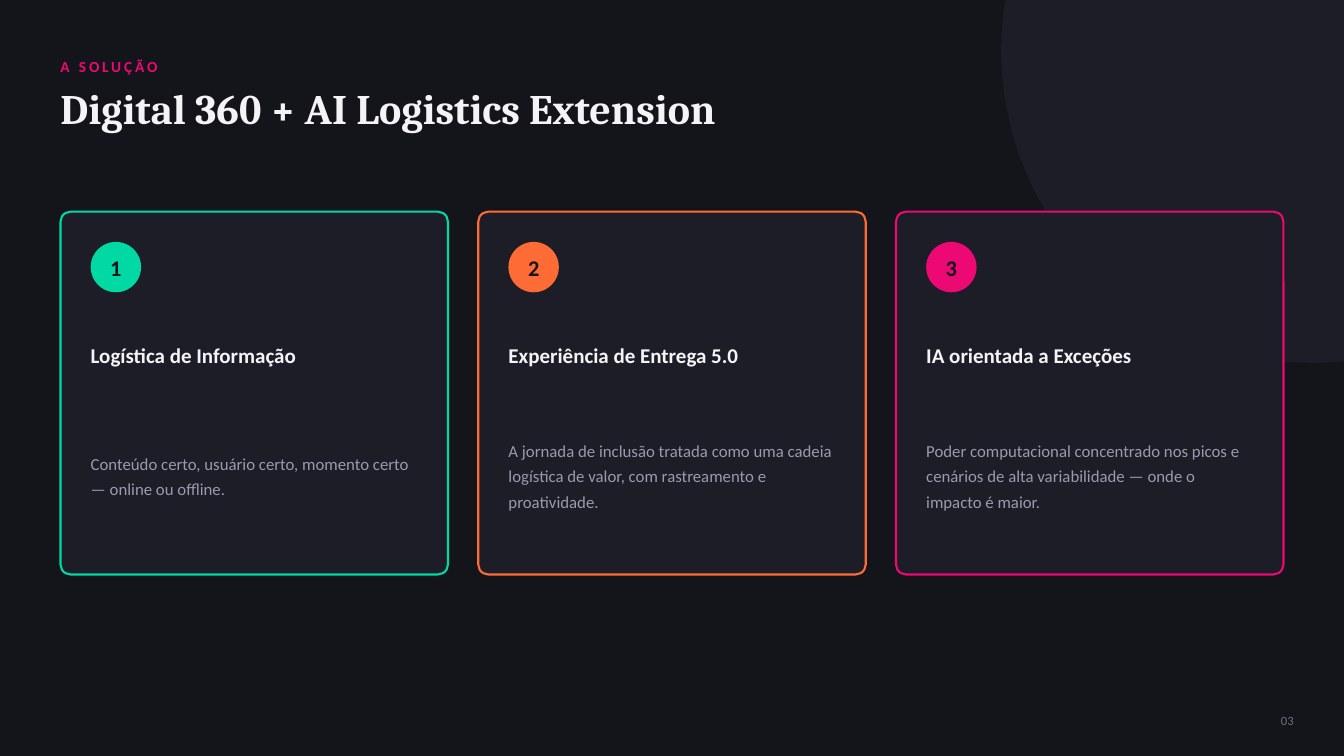
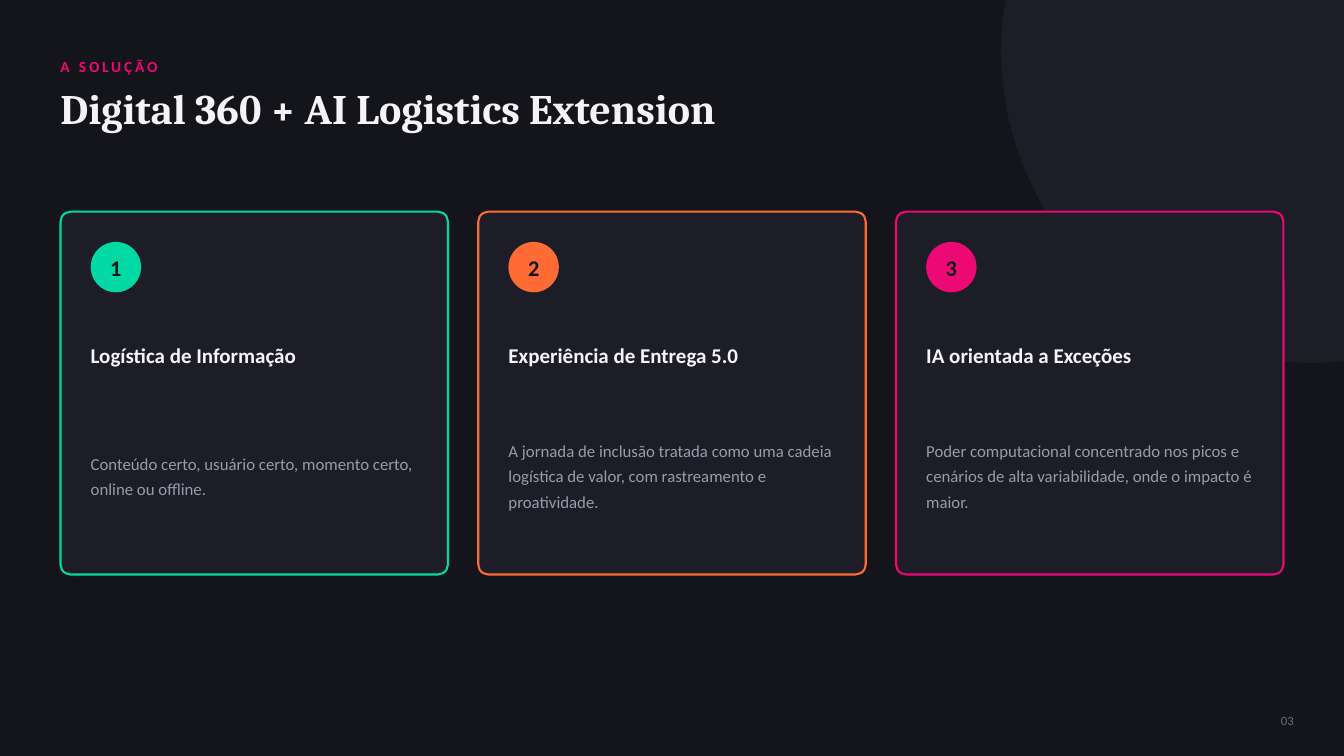
Before and after one commit to DevRafonalde/digital360_flutter, a slide deck: slide 3 of docs/atividade4/SLIDES_ATIVIDADE4.pptx. Drawn at 1344x756 pixels with LibreOffice and Linux fonts; fonts in the diff are those of the drawing. Boxes give left, top, right and bottom in pixels: in the first picture for what was removed or moved away, otherwise in the second. Text is boxed around its words. In the diff, an @@ line names an element or a change of style, - is before the commit and + after.

```diff
--- a/docs/atividade4/SLIDES_ATIVIDADE4.pptx
+++ b/docs/atividade4/SLIDES_ATIVIDADE4.pptx
@@ text at [926, 445, 1251, 508]: text changed @@
-Poder computacional concentrado nos picos e cenários de alta variabilidade — onde o impacto é maior.
+Poder computacional concentrado nos picos e cenários de alta variabilidade, onde o impacto é maior.
@@ text at [91, 458, 412, 495]: text changed @@
-Conteúdo certo, usuário certo, momento certo — online ou offline.
+Conteúdo certo, usuário certo, momento certo, online ou offline.
```
Also in this commit, not shown: 7 other slides changed, 2 other files.
